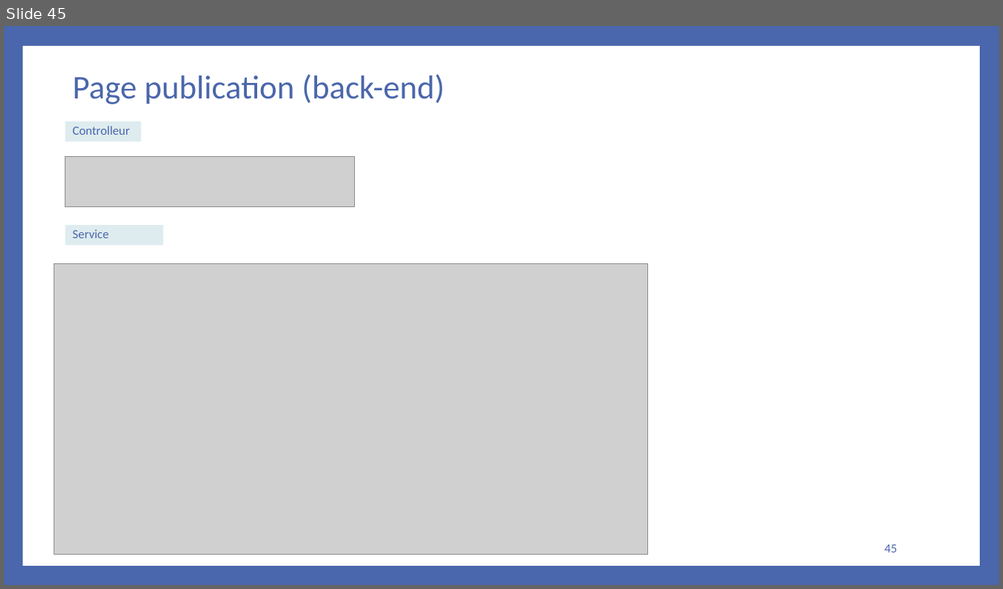
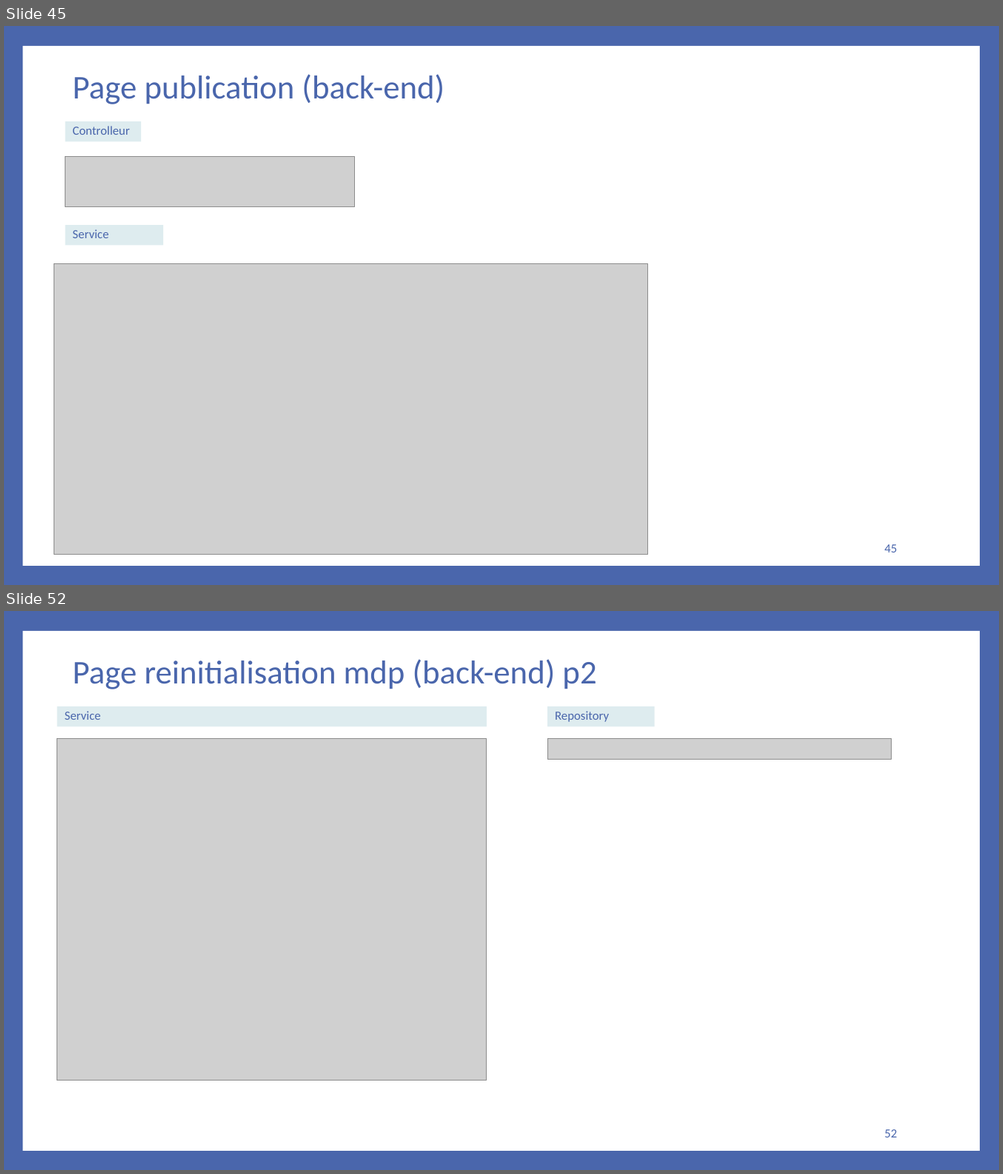
Before and after one commit to bakedpotato191/projet, a slide deck: rapport.PPTX. Shown one above the other, each under a label of ours: slide 45 before the commit, slides 45 and 52 after it; the slides between them are not shown. The pictures are 1003x589 and 1003x1174 pixels, drawn with LibreOffice and Linux fonts; fonts in the diff are those of the drawing; grey boxes stand for pictures. Boxes give left, top, right and bottom in pixels: in the first picture for what was removed or moved away, otherwise in the second. Text is boxed around its words. In the diff, an @@ line names an element or a change of style, - is before the commit and + after.

```diff
--- a/rapport.PPTX
+++ b/rapport.PPTX
@@ slide 52 added at (4,611,999,1170), background #4A66AC; not listed: 1 template element that a slide beside it also shows @@
@@ title added at (73,659,596,689), 32 pt, text #4A66AC @@
+Page reinitialisation mdp (back-end) p2
@@ rectangle added at (57,706,486,726), fill #DEECEF, 12 pt, text #4A66AC @@
+Service
@@ rectangle added at (547,706,654,726), fill #DEECEF, 12 pt, text #4A66AC @@
+Repository
@@ picture added at (57,738,486,1080) @@
@@ picture added at (547,738,891,760) @@
@@ page number added at (884,1130,896,1138), 12 pt, text #4A66AC @@
+52
```
Also in this commit, not shown: 7 slides changed, 6 other slides added, 33 other files.
